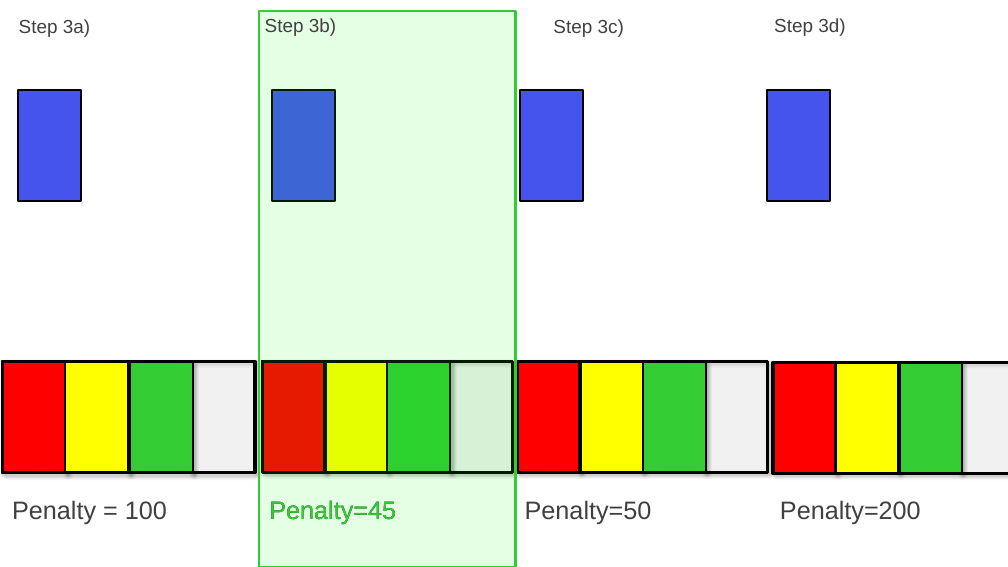
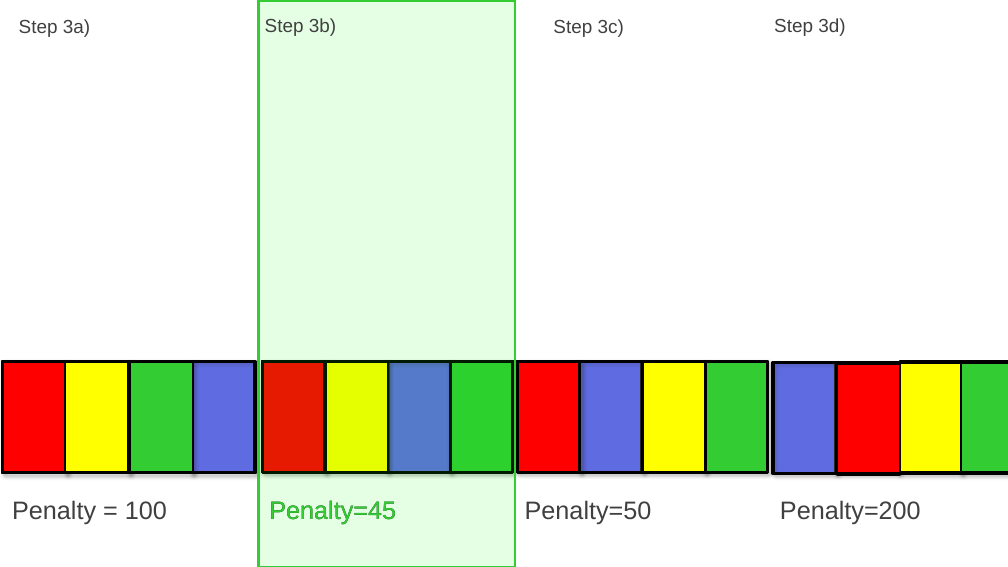
Before and after one commit to CarolinaBianchi/ETPsolver, a slide deck: slide 28 of Optimization/doc/ETPslides_OMAAL_group11.pptx (slide 22 before the commit). Drawn at 1008x567 pixels with LibreOffice and Linux fonts; fonts in the diff are those of the drawing; background and template pictures are left out. Boxes give left, top, right and bottom in pixels: in the first picture for what was removed or moved away, otherwise in the second. Text is boxed around its words. In the diff, an @@ line names an element or a change of style, - is before the commit and + after.

```diff
--- a/Optimization/doc/ETPslides_OMAAL_group11.pptx
+++ b/Optimization/doc/ETPslides_OMAAL_group11.pptx
@@ rectangle: place and size @@
-rectangle at [259,11,516,567]
+rectangle at [259,1,515,567]
@@ rectangle: place and size @@
-rectangle at [18,90,82,201]
+rectangle at [193,362,256,473]
@@ rectangle: place and size @@
-rectangle at [272,90,335,201]
+rectangle at [389,362,452,473]
@@ rectangle: place and size @@
-rectangle at [520,90,583,201]
+rectangle at [578,362,641,473]
@@ rectangle: place and size @@
-rectangle at [768,90,830,201]
+rectangle at [773,363,836,474]
@@ 3 rectangles: place and size @@
-3 rectangles at [387,361,898,473]
+3 rectangles at [451,361,963,475]
@@ 3 rectangles: place and size @@
-3 rectangles at [581,361,963,473]
+3 rectangles at [643,361,1008,473]
```
Also in this commit, not shown: 15 other slides changed, 12 slides added, 4 slides removed.
